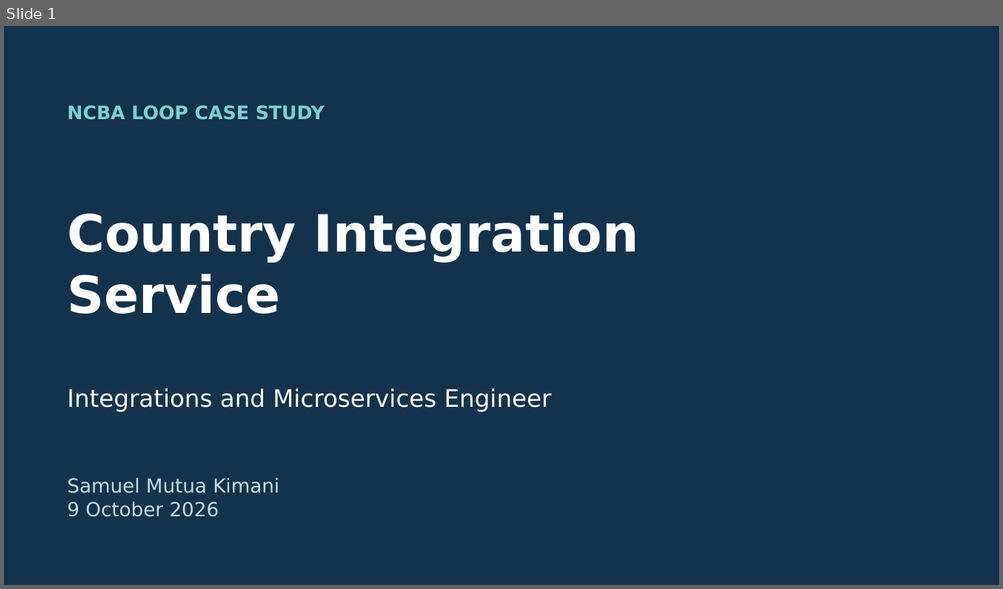
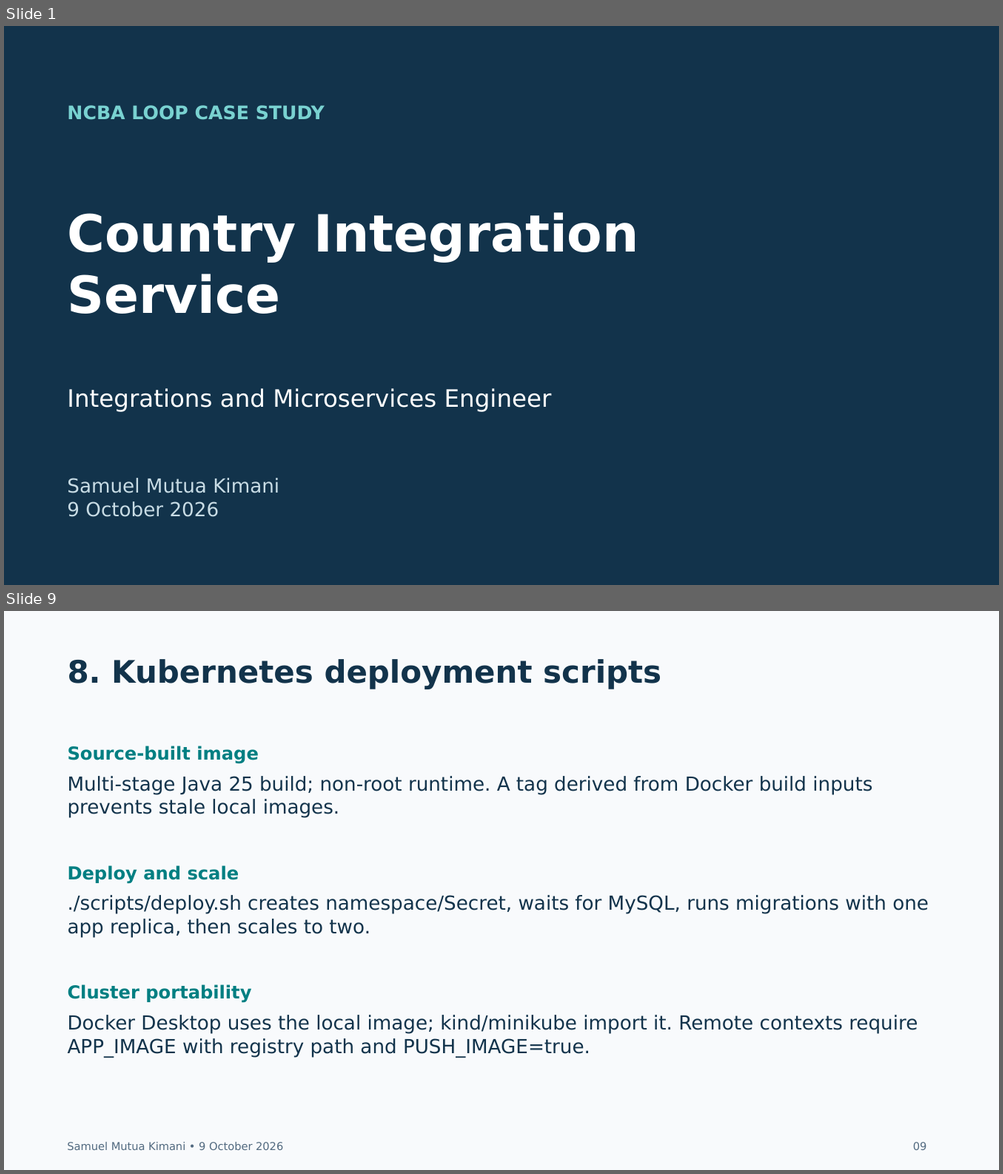
Before and after one commit to kimtour/country-integration-service, a slide deck: docs/submission/Case Study Submission – Integrations and Microservices Engineer – Samuel Mutua Kimani.pptx. Shown one above the other, each under a label of ours: slide 1 before the commit, slides 1 and 9 after it; the slides between them are not shown. The pictures are 1003x589 and 1003x1174 pixels, drawn with LibreOffice and Linux fonts; fonts in the diff are those of the drawing. Boxes give left, top, right and bottom in pixels: in the first picture for what was removed or moved away, otherwise in the second. Text is boxed around its words. In the diff, an @@ line names an element or a change of style, - is before the commit and + after.

```diff
--- a/docs/submission/Case Study Submission – Integrations and Microservices Engineer – Samuel Mutua Kimani.pptx
+++ b/docs/submission/Case Study Submission – Integrations and Microservices Engineer – Samuel Mutua Kimani.pptx
@@ slide 9 added at [4,611,999,1170], background #F8FAFC @@
@@ text added at [68,659,661,689], 30 pt, text #12334B, bold @@
+8. Kubernetes deployment scripts
@@ text added at [68,746,258,764], 17.2 pt, text #007F82, bold @@
+Source-built image
@@ text added at [68,776,872,817], 18.8 pt, text #12334B @@
+Multi-stage Java 25 build; non-root runtime. A tag derived from Docker build inputs prevents stale local images.
@@ text added at [68,866,239,884], 17.2 pt, text #007F82, bold @@
+Deploy and scale
@@ text added at [68,895,928,937], 18.8 pt, text #12334B @@
+./scripts/deploy.sh creates namespace/Secret, waits for MySQL, runs migrations with one app replica, then scales to two.
@@ text added at [68,985,251,1003], 17.2 pt, text #007F82, bold @@
+Cluster portability
@@ text added at [68,1015,917,1057], 18.8 pt, text #12334B @@
+Docker Desktop uses the local image; kind/minikube import it. Remote contexts require APP_IMAGE with registry path and PUSH_IMAGE=true.
@@ text added at [67,1142,283,1150], 10.5 pt, text #526A80 @@
+Samuel Mutua Kimani • 9 October 2026
@@ text added at [913,1142,927,1150], 10.5 pt, text #526A80 @@
+09
```
Also in this commit, not shown: 16 other slides added, 12 slides removed, 48 other files.
